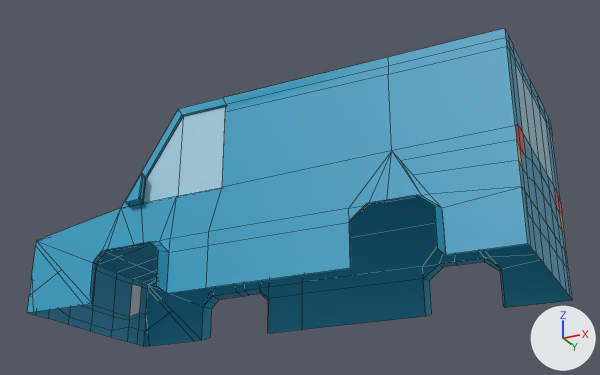
One commit to the FBX model Assets/Meshes/blue DigiVan.fbx: the scene before it, then after it.
One viewpoint serves both versions: a 50 mm lens placed at (7.47, -13.56, -4.74), pointed at (0.75, -0.12, 1.31). The axes (+X, +Y, +Z) are drawn at lower right. The lights are the same throughout. Mesh edges are drawn as thin lines. Where no turn or scale is listed for an object, it has been applied to the vertices. Vertices at the same position are counted once.
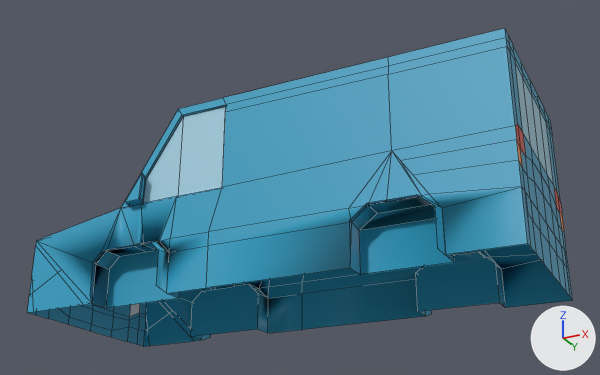
Where the newer file only moved an object's origin or applied its transform, the numbers keep the older frame.

Boxes (x1, y1, x2, y2) around the edits, measured in the pictures (600 x 375 px):
part 1 of me_cube_001, added (cyan): after (191, 252, 505, 340)
part 2 of me_cube_001, built on: before (93, 203, 367, 288); after (92, 196, 454, 308)

What changed in the scene script:
```text
Change me_cube_001:
    used by ob_cube; location = (0.0, 0.0, 0.0)
    verts and faces of me_cube_001; kept vertices keep their numbers, new ones are numbered from 365
    before: 3 (-1.0, 1.85, -1.0) at pixel (267, 333), 4 (-2.66, 1.85, -1.0) at pixel (201, 340), 8 (4.05, 1.85, -0.24) at pixel (501, 268), 9 (3.16, 1.85, 0.02) at pixel (454, 261), 12 (-2.66, 1.85, -0.24) at pixel (203, 306)
    before: 15 (-1.0, 1.85, -0.24) at pixel (268, 298), 17 (-1.14, 1.86, -0.11) at pixel (262, 293), 19 (-2.42, 1.85, -0.02) at pixel (212, 295), 20 (-1.24, 1.85, 0.0) at pixel (258, 288), 25 (2.5, 1.85, -1.0) at pixel (425, 316)
    before: 26 (2.5, 1.85, -0.24) at pixel (423, 278), 28 (2.5, 1.85, -0.24) at pixel (423, 278), 29 (2.83, 1.85, 0.02) at pixel (438, 264), 30 (3.74, 1.85, 0.02) at pixel (484, 257), 31 (4.06, 1.85, -1.0) at pixel (505, 307)
    before: 64 (-1.79, 1.85, -0.02) at pixel (236, 292), 102 (-1.58, 1.85, -0.01) at pixel (245, 291)
    remove me_cube_001.from_pydata(...)  # 365 vertices, 340 faces; spans x -4.23..5.28, y -2.07..2.07, z -1.0..2.63
    add me_cube_001.from_pydata(...)  # 391 vertices, 368 faces; spans x -4.23..5.28, y -2.07..2.07, z -1.0..2.63
    me_cube_001 part 1
    add for new, old in zip([*range(365, 382)], [3, 4, 8, 9, 12, 15, 17, 19, 20, 25, 26, *range(28, 32), 64, 102]): verts[new] = verts[old] + (0.0, -0.45, 0.0)
    add faces += [(9, 368, 378, 30), (25, 374, 375, 26), (8, 367, 379, 31), (8, 30, 378, 367), (28, 376, 377, 29), (9, 29, 377, 368)]
    add faces += [(367, 378, 368, 377, 376, 375, 374, 379), (12, 19, 372, 369), (64, 380, 381, 102), (20, 373, 381, 102), (17, 20, 373, 371), (4, 366, 369, 12)]
    add faces += [(19, 372, 380, 64), (3, 365, 370, 15), (15, 17, 371, 370), (365, 366, 369, 372, 380, 381, 373, 371, 370)]
    me_cube_001 part 2
    6 vertices are removed from x -2.54..2.5, y -2.05..-1.85, z -0.24..-0.11
    11 faces are deleted
    2 vertices are added at (2.53, -1.81, -0.22), (2.5, -1.42, -0.24)
    8 new vertices lie (0.0, 0.38, 0.0) away from vertices in x -2.66..-1.0, y -1.85, z -1.0..0.0
    5 new vertices lie (0.0, 0.43, 0.0) away from vertices in x 2.5..4.06, y -1.85, z -1.0..0.02
    23 new faces join them
```
